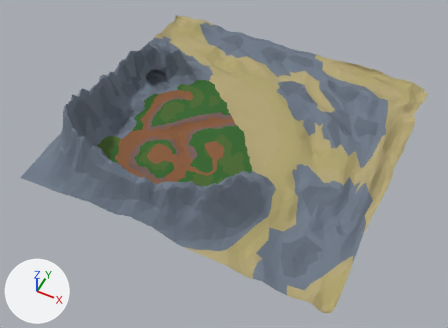
A saved change to the FBX model Island/Assets/ImportModels/Models/Island/Island.fbx.
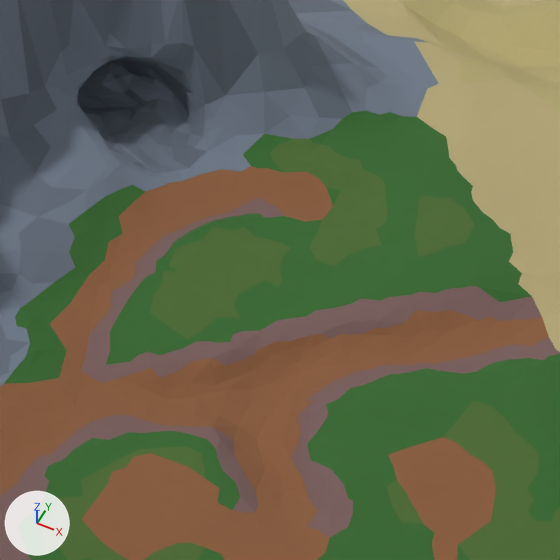
Old and new are each drawn whole from a camera (50 mm lens) standing at (105.0, -1824.0, 1438.0) and looking at (-487.0, -640.0, -42.0) and again close up on the part from 29% to 53% of the width and 18% to 50% of the height. Arrows for +X, +Y and +Z are at lower left; the lights stay in place. Where no turn or scale is listed for an object, it has been applied to the vertices.

The scene before the commit, as lines of its bpy script (objects in view):
```python
me_island = bpy.data.meshes.new('Island')
me_island.from_pydata(...)  # 4987 vertices, 9811 faces; spans x -1012.0..12.0, y -1003.0..7.0, z -72.0..225.0
me_island.materials.append(mat_base)  # blue #707b8a
me_island.materials.append(mat_mountains)  # dark blue #646e7c
me_island.materials.append(mat_darkmountains)  # dark blue #5c6571
me_island.materials.append(mat_sand)  # beige #b4a778
me_island.materials.append(mat_darksand)  # yellow #b1a570
me_island.materials.append(mat_grass)  # dark green #35682d
me_island.materials.append(mat_lightgrass)  # dark green #4c6b31
me_island.materials.append(mat_ground)  # brown #8a5c3b
me_island.materials.append(mat_darkground)  # brown #795e5c
ob_island = bpy.data.objects.new('Island', me_island)
ob_island.location = (0.0, 0.0, 0.0)
```
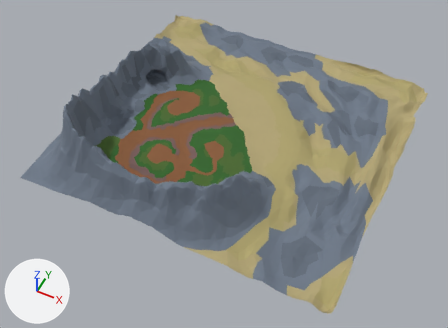
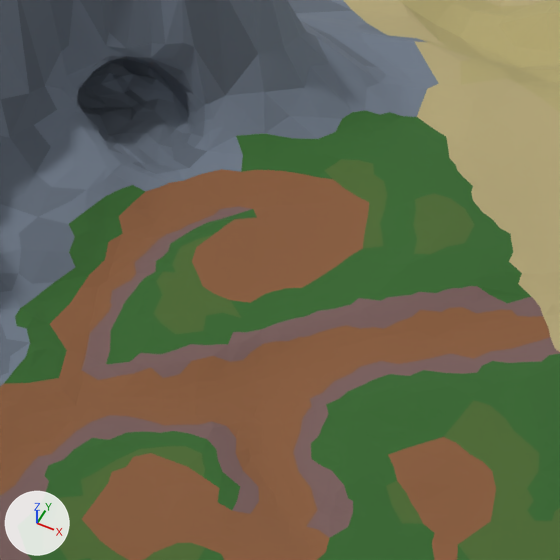
The change, as a list of edits to the scene's bpy script:
```text
Change me_island:
    used by ob_island; location = (0.0, 0.0, 0.0)
    remove me_island.from_pydata(...)  # 4987 vertices, 9811 faces; spans x -1012.0..12.0, y -1003.0..7.0, z -72.0..225.0
    add me_island.from_pydata(...)  # 4954 vertices, 9745 faces; spans x -1012.0..12.0, y -1003.0..7.0, z -72.0..225.0
    me_island part 1: 361 vertices moved from x -765.0..-422.0, y -723.0..-421.0, z 7.0..28.0 to x -766.0..-422.0, y -725.0..-423.0, z 9.0..28.0; 237 vertices removed from x -757.0..-608.0, y -709.0..-399.0, z 10.0..27.0; 204 vertices added at x -763.0..-595.0, y -715.0..-401.0, z 10.0..27.0
    me_island part 2: 10 faces spanning x -765.0..-722.0, y -400.0..-345.0, z 20.0..66.0 switch from mat_mountains (dark blue #646e7c) to mat_base (blue #707b8a)
    me_island part 3: 23 faces spanning x -745.0..-662.0, y -571.0..-505.0, z 17.0..22.0 switch from mat_grass (dark green #35682d) to mat_ground (brown #8a5c3b)
    me_island part 4: 43 faces spanning x -748.0..-659.0, y -571.0..-473.0, z 16.0..22.0 switch from mat_lightgrass (dark green #4c6b31) to mat_ground (brown #8a5c3b)
    me_island part 5: 16 faces spanning x -643.0..-526.0, y -571.0..-492.0, z 11.0..20.0 switch from mat_darkground (brown #795e5c) to mat_ground (brown #8a5c3b)
```

Location of each change, (x1, y1, x2, y2) in pixels of the close-ups (560 x 560 px; the box of a moved part takes in the faces that stretch with it):
part 1 of me_island, moved or reshaped: before (59, 116, 560, 528); after (59, 92, 560, 528)
part 2 of me_island, recoloured: (308, 37, 352, 119) in both
part 3 of me_island, recoloured (green to brown): (224, 226, 333, 303) in both
part 4 of me_island, recoloured (green to brown): (193, 220, 343, 296) in both
part 5 of me_island, recoloured: before (321, 311, 531, 365); after (320, 310, 529, 362)
